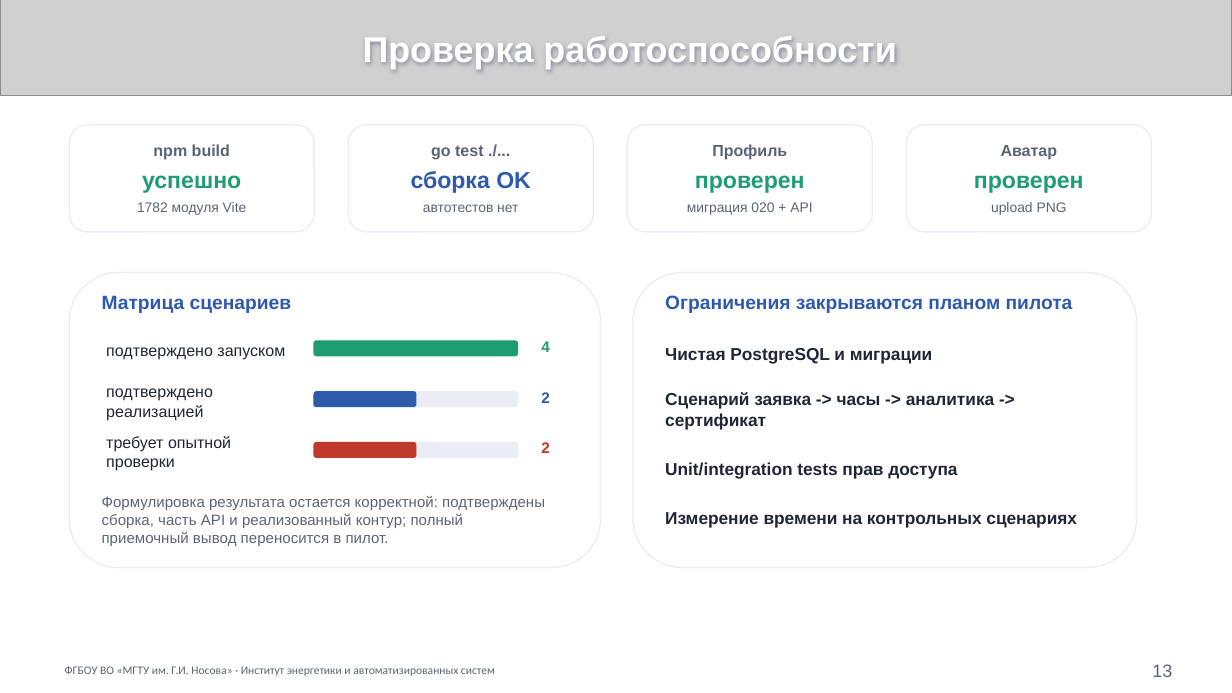
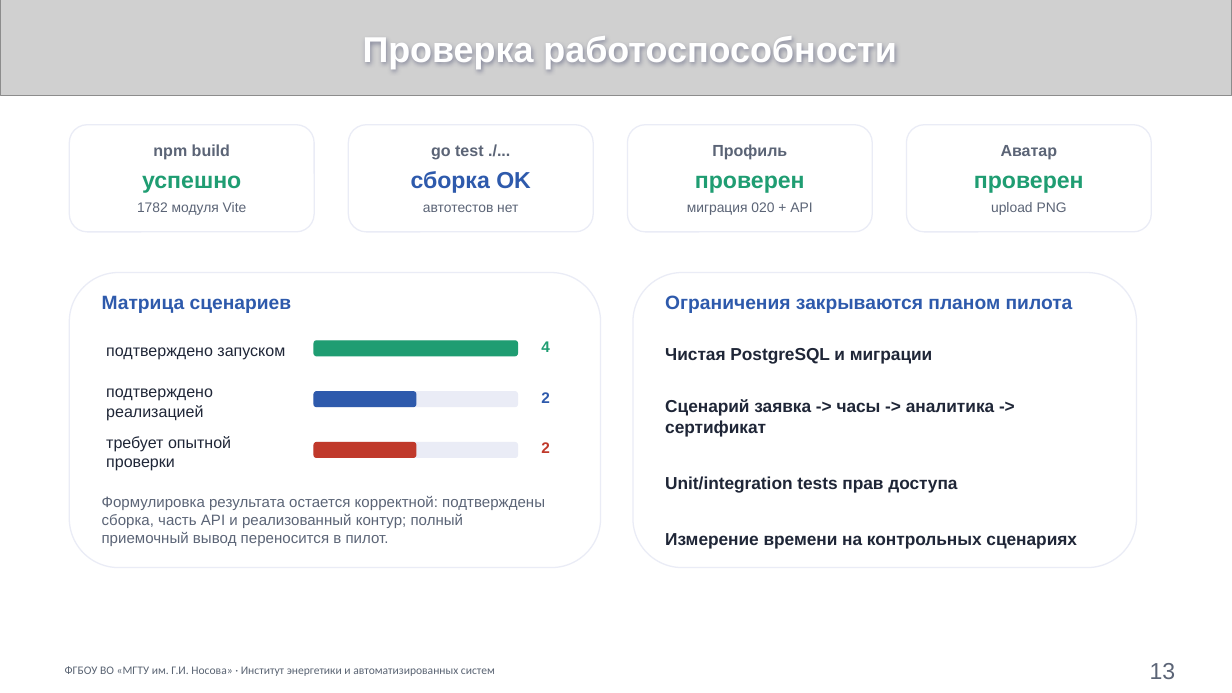
Before and after one commit to Haniem/unityaid, a slide deck: slide 9 of docs/final/Zozin_P_A_VKR_Presentation_final.pptx (slide 13 before the commit). Drawn at 1232x693 pixels with LibreOffice and Linux fonts; fonts in the diff are those of the drawing; grey boxes stand for pictures. Boxes give left, top, right and bottom in pixels: in the first picture for what was removed or moved away, otherwise in the second. Text is boxed around its words. In the diff, an @@ line names an element or a change of style, - is before the commit and + after.

```diff
--- a/docs/final/Zozin_P_A_VKR_Presentation_final.pptx
+++ b/docs/final/Zozin_P_A_VKR_Presentation_final.pptx
@@ text "Чистая PostgreSQL и миграции" rewrapped from [665, 348, 1077, 528] to [665, 348, 1077, 549] @@
@@ text "13" at [1150, 663, 1176, 679]: size 14 to 18 pt @@
```
Also in this commit, not shown: 5 other slides changed, 4 slides removed, 15 other files.
